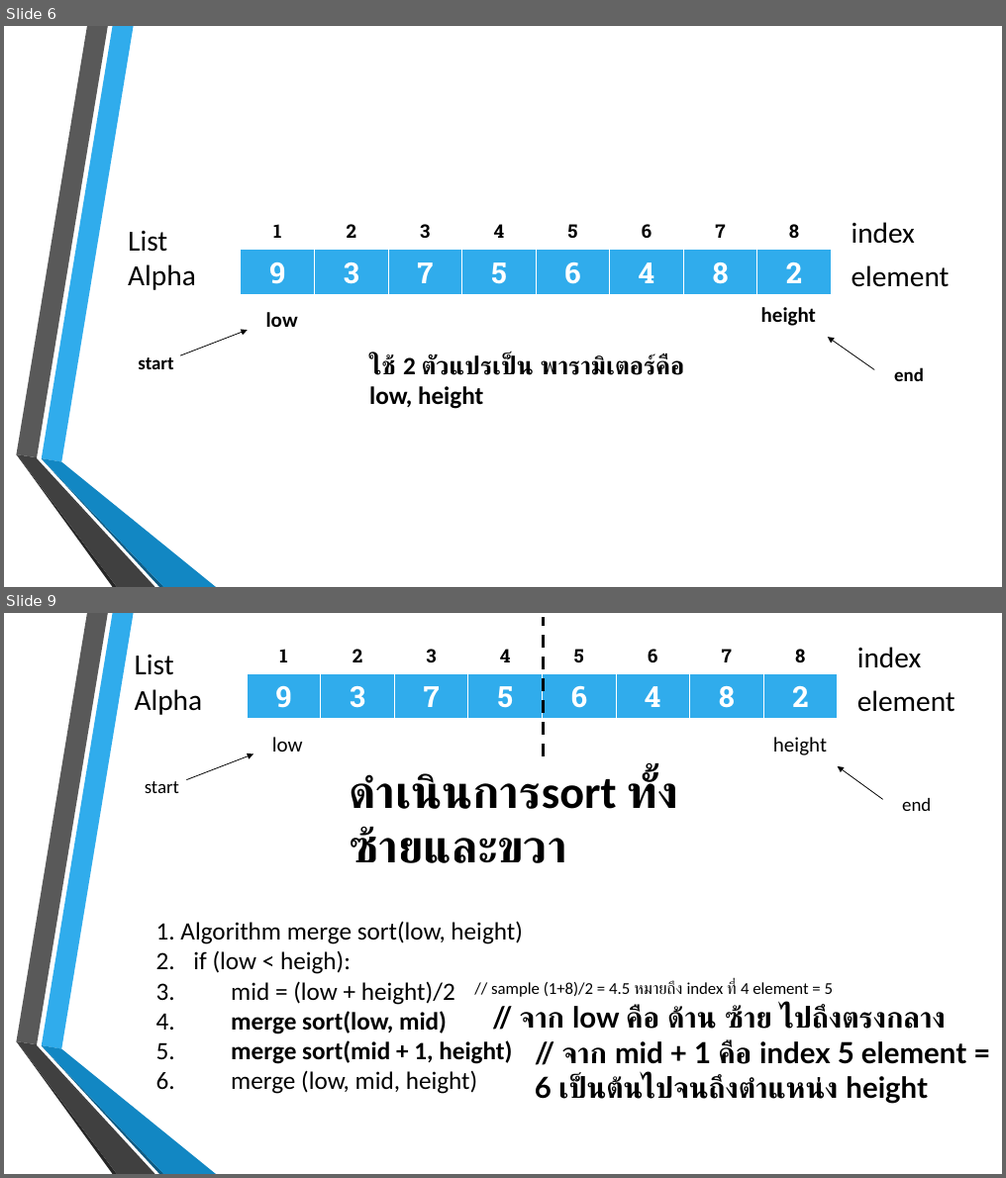
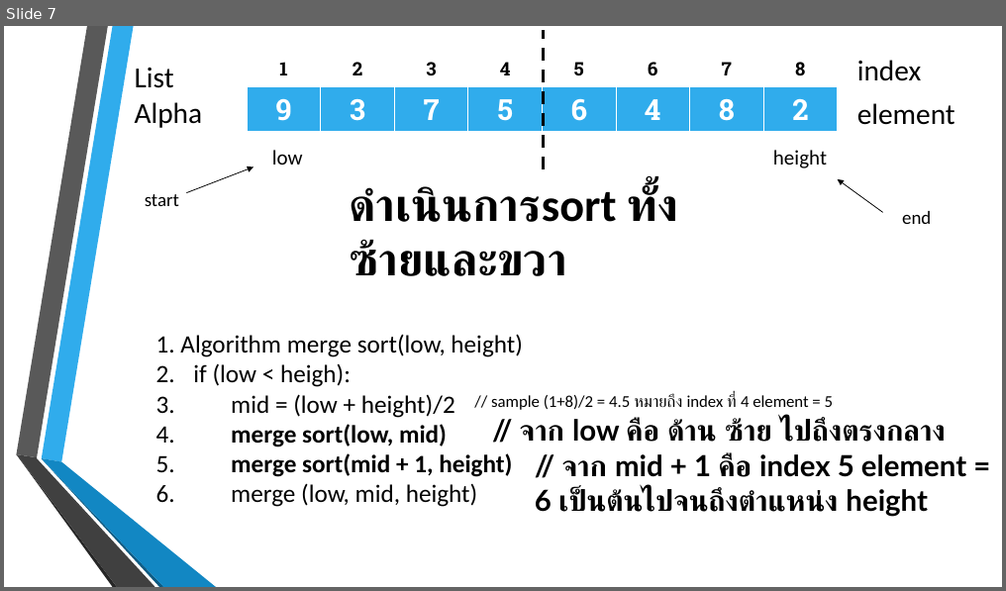
Before and after one commit to billowdev/report-external-sorted, a slide deck: external_merge.pptx. Shown one above the other, each under a label of ours: slides 6 and 9 before the commit, slide 7 after it; the slides between them are not shown. The pictures are 1006x1178 and 1006x591 pixels, drawn with LibreOffice and Linux fonts; fonts in the diff are those of the drawing; background and template pictures are left out. Boxes give left, top, right and bottom in pixels: in the first picture for what was removed or moved away, otherwise in the second. Text is boxed around its words. In the diff, an @@ line names an element or a change of style, - is before the commit and + after.

```diff
--- a/external_merge.pptx
+++ b/external_merge.pptx
@@ slide 6 removed at [4, 26, 1002, 587], background picture (left out); not listed: 6 template elements that a slide beside it also shows @@
@@ title removed at [128, 231, 196, 290] @@
-List
-Alpha
@@ table removed at [241, 215, 834, 246], 1 rows, 8 columns @@
-1 | 2 | 3 | 4 | 5 | 6 | 7 | 8
@@ text removed at [851, 222, 915, 244] @@
-index
@@ table removed at [241, 250, 834, 292], 1 rows, 8 columns @@
-9 | 3 | 7 | 5 | 6 | 4 | 8 | 2
@@ text removed at [851, 266, 949, 287] @@
-element
@@ text removed at [266, 312, 298, 327] @@
-low
@@ text removed at [761, 307, 816, 326] @@
-height
@@ arrow removed from (180, 356) to (248, 330) @@
@@ arrow removed from (874, 371) to (828, 338) @@
@@ text removed at [138, 358, 173, 370] @@
-start
@@ text removed at [369, 355, 685, 409] @@
-ใช้ 2 ตัวแปรเป็น พารามิเตอร์คือ low, height
@@ text removed at [894, 368, 924, 381] @@
-end
@@ what was slide 9 is now slide 7 @@
```
Also in this commit, not shown: 9 slides changed, 12 slides added, 2 other slides removed, 4 other files.
